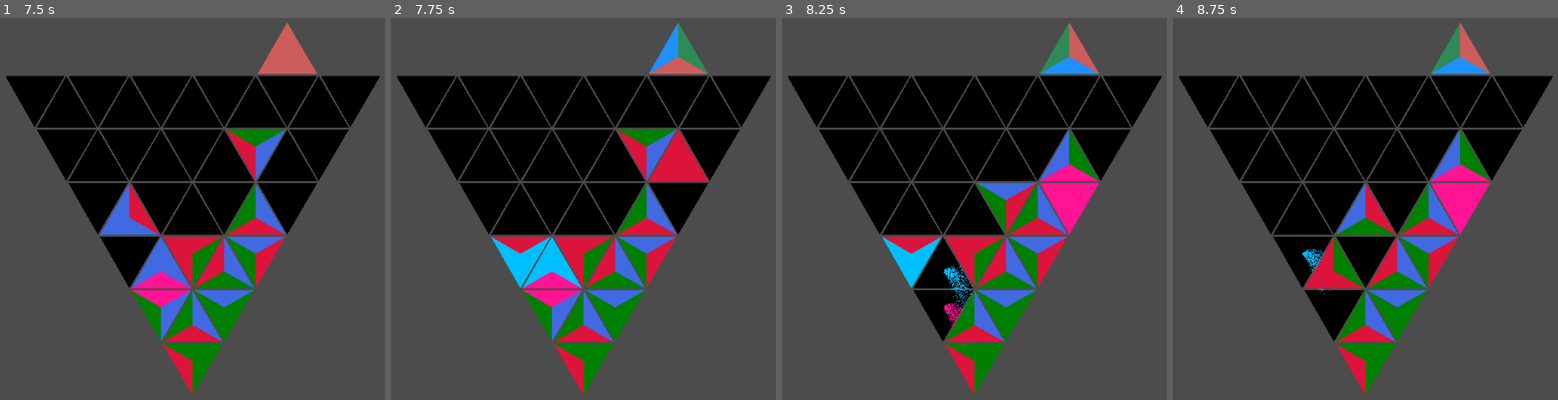
Above: before the commit, frames 1-4 (left to right).
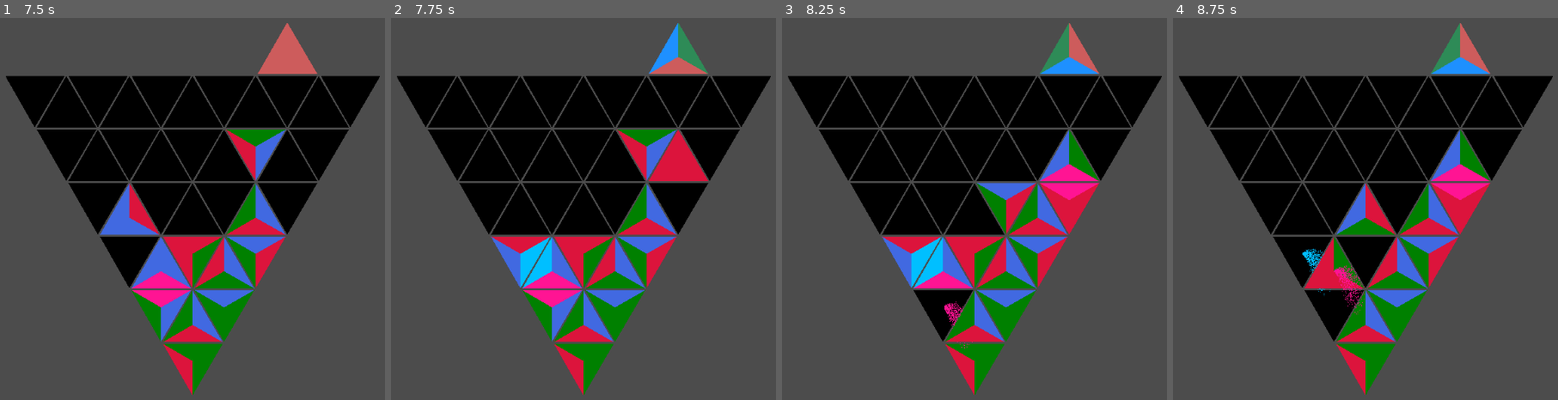
Above: after the commit, the same moments.

Repository: BoatsandJoes/tri-twist
Game: Godot game, scene res://scenes/Main.tscn
Two runs of this game, one before a commit and one after it. Both use one fixed random seed, a clock stepped at 60 frames per second and the inputs below.
Inputs (mouse positions are in pixels of both pictures, inside the frame that each line leads up to):
- Up to frame 1 (7.5 s): tap Enter (ui_accept) at 0.5, 0.77, 1.52, 2.75, 3.02, 3.77, 4.52, 5.75, 6.02, 6.77 s; move the mouse to (161, 342) at 0.52 s; hold Right (ui_right) 0.53-1.28 s; click (161, 342) at 0.67 s; move the mouse to (130, 289) at 1.27 s; hold Down (ui_down) 1.28-2.03 s; click (130, 289) at 1.42 s; move the mouse to (161, 342) at 2.02 s; hold Right (ui_right) 2.03-2.78 s; click (161, 342) at 2.17 s; move the mouse to (196, 289) at 2.77 s; hold Up (ui_up) 2.78-3.53 s; click (196, 289) at 2.92 s; move the mouse to (100, 235) at 3.52 s; hold Left (ui_left) 3.53-5.03 s; click (100, 235) at 3.67 s; move the mouse to (130, 289) at 4.27 s; click (130, 289) at 4.42 s; move the mouse to (161, 235) at 5.02 s; hold Down (ui_down) 5.03-5.78 s; click (161, 235) at 5.17 s; move the mouse to (196, 289) at 5.77 s; hold Right (ui_right) 5.78-6.53 s; click (196, 289) at 5.92 s; move the mouse to (227, 235) at 6.52 s; hold Up (ui_up) 6.53-7.28 s; click (227, 235) at 6.67 s; move the mouse to (69, 182) at 7.27 s; hold Right (ui_right) from 7.28 s (still down); click (69, 182) at 7.42 s
- Up to frame 2 (7.75 s): keep holding Right (ui_right); tap Enter (ui_accept) at 7.52 s
- Up to frame 3 (8.25 s): move the mouse to (882, 235) at 8.02 s; release Right (ui_right) at 8.03 s; hold Down (ui_down) from 8.03 s (still down); click (882, 235) at 8.17 s
- Up to frame 4 (8.75 s): keep holding Down (ui_down)

Frame 1 is identical in both runs. In frame 2, 0.7% of the frame differs, in the area x 25-50%, y 57-71%; in frame 3, 2.3%, in the area x 25-83%, y 43-78%; in frame 4, 1.0%.

Commit message:
Clear tweaks.

Diff:
--- a/scenes/TriangleCell.gd
+++ b/scenes/TriangleCell.gd
@@ -163,10 +163,10 @@
 		$GravityTimer.start()
 		tumbleDirection = tumblingDirection
 
-func clear(color: int):
+func clear(edge: int):
 	tumbleDirection = Direction.VERTICAL
 	$GravityTimer.stop()
-	if (color == colors.size() - 1 && !is_marked_for_clear()):
+	if (edge == Direction.VERTICAL_POINT && !is_marked_for_clear()):
 		# Immediately blank tile.
 		set_colors(colors.size() - 1, colors.size() - 1, colors.size() - 1)
 		if (autofillMode):
@@ -212,29 +212,23 @@
 				var verticalNeighbor = get_parent().get_neighbor(rowIndex, columnIndex, Direction.VERTICAL_POINT)
 				if verticalNeighbor != null:
 					verticalNeighbor.enter_falling_state(verticalNeighbor.tumbleDirection)
-	elif color != colors.size() - 1:
-		# Mark cell for clearing, visually. Remove focus highlights, too, but not other clear highlights.
-		if leftColor == color:
+	elif edge != Direction.VERTICAL_POINT:
+		# Mark edge for clearing, visually.
+		var particleColor: int = 0
+		if Direction.LEFT == edge:
 			$LeftEdge.set_color(highlightColors[leftColor])
-		elif !is_marked_for_clear():
-			$LeftEdge.set_color(colors[leftColor])
-		if rightColor == color:
+			particleColor = leftColor
+		if Direction.RIGHT == edge:
 			$RightEdge.set_color(highlightColors[rightColor])
-		elif !is_marked_for_clear():
-			$RightEdge.set_color(colors[rightColor])
-		if verticalColor == color:
+			particleColor = rightColor
+		elif Direction.VERTICAL == edge:
 			$VerticalEdge.set_color(highlightColors[verticalColor])
-		elif !is_marked_for_clear():
-			$VerticalEdge.set_color(colors[verticalColor])
-		# Set particle color
+			particleColor = verticalColor
+		# Set particle color XXX else block to handle split color case
 		if !is_marked_for_clear():
-			$CPUParticles2D.color = highlightColors[color]
-		else:
-			# Split colors case XXX does the same thing for now
-			$CPUParticles2D.color = highlightColors[color]
-		if $ClearTimer.is_stopped():
-			# set a timer to actually clear the cell
-			$ClearTimer.start()
+			$CPUParticles2D.color = highlightColors[particleColor]
+		# set a timer to actually clear the cell, or restart it
+		$ClearTimer.start()
 
 # find neighbors that match with this cell, and mark both for clear.
 func check_for_clear():
@@ -246,17 +240,17 @@
 		var verticalNeighbor = get_parent().get_neighbor(rowIndex, columnIndex, Direction.VERTICAL)
 		if leftNeighbor != null && !leftNeighbor.is_falling() && !leftNeighbor.is_empty() && leftNeighbor.rightColor == leftColor:
 			# Mark for clear
-			leftNeighbor.clear(leftColor)
-			clear(leftColor)
+			leftNeighbor.clear(Direction.RIGHT)
+			clear(Direction.LEFT)
 		if rightNeighbor != null && !rightNeighbor.is_falling() && !rightNeighbor.is_empty() && rightNeighbor.leftColor == rightColor:
 			# Mark for clear
-			rightNeighbor.clear(rightColor)
-			clear(rightColor)
+			rightNeighbor.clear(Direction.LEFT)
+			clear(Direction.RIGHT)
 		if (verticalNeighbor != null && !verticalNeighbor.is_falling() && !verticalNeighbor.is_empty()
 		&& verticalNeighbor.verticalColor == verticalColor):
 			# Mark for clear
-			verticalNeighbor.clear(verticalColor)
-			clear(verticalColor)
+			verticalNeighbor.clear(Direction.VERTICAL)
+			clear(Direction.VERTICAL)
 
 func is_empty() -> bool:
 	return leftColor == colors.size() - 1
@@ -290,7 +284,7 @@
 func _on_ClearTimer_timeout():
 	# visual effect
 	$CPUParticles2D.emitting = true
-	clear(colors.size() - 1)
+	clear(Direction.VERTICAL_POINT)
 
 func _on_GravityTimer_timeout():
 	# Check neighbors to figure out where this triangle should go, and if it should go at all
@@ -324,7 +318,7 @@
 		var tempVerticalColor = verticalColor
 		var tempTumbleDirection = tumbleDirection
 		# clear self
-		clear(colors.size() - 1)
+		clear(Direction.VERTICAL_POINT)
 		# copy to neighbor
 		get_parent().grid[emptyCell.rowIndex][emptyCell.columnIndex].fill_from_neighbor(
 			tempLeftColor, tempRightColor, tempVerticalColor,
Not shown, changed: README.md
